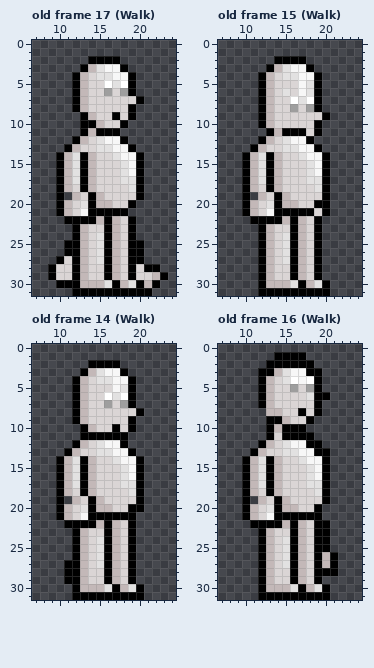
Two states of a pixel-art file, Assets/Sprites/basichuman Blink anim.aseprite. Above is the file before it was changed.
32x32 pixels, 20 frames. Shown: old frame 17 (Walk): x 7..24, y 0..31; old frame 15 (Walk): x 7..24, y 0..31; old frame 14 (Walk): x 7..24, y 0..31; old frame 16 (Walk): x 7..24, y 0..31. The commit also changed other frames, which this record leaves out.
Once edited:
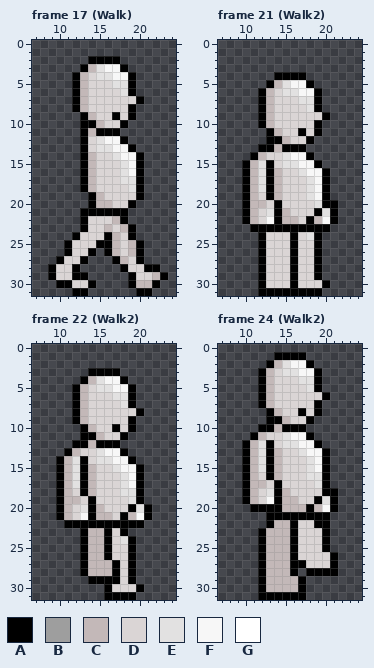
Palette (. is transparent): A #000000  B #9e9e9e  C #c3b8b8  D #dad5d5  E #e2e1e1  F #f7f7f7  G #ffffff
A new or re-ordered frame is compared with the old frame closest to it.
Message: Player now walks and mirrors sprite
What changed:
frames 20 -> 26
layer "HairLong" now hidden
layer "HairBasic" now hidden
layer "Gloves" now hidden
layer "Eyes" now hidden
layer "Iris" now hidden
layer "ShirtLong" now hidden
layer "ShirtShort" now hidden
layer "Pants" now hidden
layer "Shoes" now hidden
Changed rows in their new state; - is an unchanged pixel.
Frame 17 (Walk) is new; against old frame 17 (Walk):
first column x 16:
 5 D-E
 6 D-E
first column x 10:
12 --.A-------
13 -..A-------
14 ...--------
15 ...--------
16 ...--------
17 ...--------
18 ...--------
19 .-..-------
20 ....-------
21 ...A-------
22 -..-DDD-A.-
23 --.A--CDC--
24 ---D-D-----
25 --DD-A---C-
26 --DDA.---C-
27 --DA...ACD-
28 ---.....AD-
29 ---A.....--
30 --DDA....AC
31 ----......-
Frame 21 (Walk2) is new; against old frame 15 (Walk):
first column x 10:
 2 ----....----
 3 ---......---
 4 --..AAAA..--
 5 --.ACEF-A.--
 6 ------E-F---
 7 ------D-E---
 8 ------D-E---
11 -----DD-----
12 --.AACDD----
13 -.AACAAA..--
14 .ACDDEFFA..-
15 ----DEEFFA.-
16 -------EF---
17 ---------F--
18 --E-----EF--
19 -CDACD--EF--
20 --CD-DD--E-A
21 ---E-CDDDAEA
22 ACDF--CDACFA
23 -A-AAA-AA-A-
24 ---D-D-DE---
25 ---D-D-D----
26 ---D-D-D----
27 ---D-D-D----
28 ---D---D----
29 ---D---D----
30 ---DDDADDD--
31 ----------.-
Frame 22 (Walk2) is new; against old frame 14 (Walk):
first column x 12:
 2 --....--
 3 -.AAAA.-
 4 .AC-F-A.
 5 ---EE-F-
 6 ----D-E-
 7 ----D-E-
first column x 11:
11 ----CDD----
12 --ACAAA.---
13 -----F-A.--
14 ---DEEF-A.-
15 ------EF---
17 --------F--
18 -------E---
19 C---D---E--
20 -----D---EA
21 ----CCD-CFA
22 ----A-AA-A-
23 -.ACC-DA.--
24 -.ACC-DE---
25 -.ACC-D----
26 -.ACC-D----
27 ..ACCCA----
28 ..ACCCA----
29 ...AA-A----
30 -....ADDD--
31 -....----.-
Frame 24 (Walk2) is new; against old frame 16 (Walk):
first column x 10:
 2 ----CEFF----
 3 ---CD-E-F---
 4 -----DDEE---
 5 ------D-E---
 6 --------DD--
 8 ---A--------
10 --A---------
11 -ACD-EFF----
12 ACEA--E-F---
13 ACEACDDE-F--
14 -------DE---
16 --D------E--
17 --CDA---D---
18 ---EAC---D-A
19 -CDF--C--AEA
20 .AAA---CACFA
21 ...A------A-
22 -..-C--D----
23 ----CC-D-D--
24 ----CC-D-D--
25 ----CC-D-D--
26 ----CC-D-DD-
27 ----CC-A-DD-
28 ----CC-.A---
29 ----CCCA..--
30 ------C-...-
31 --------...-
